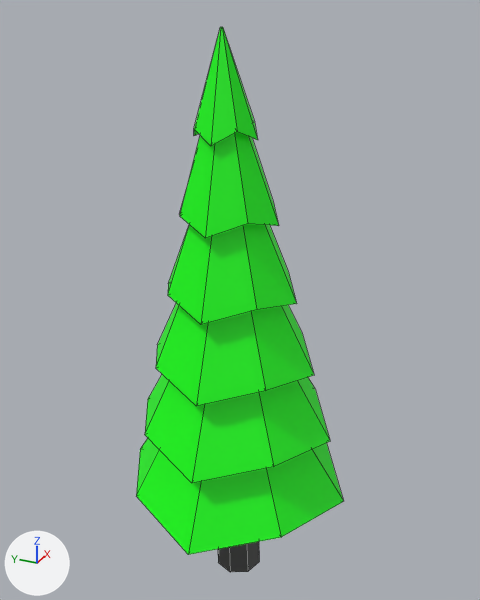
What one commit did to the OBJ model GameProject/GameProject/src/Models/LowPolyGran2.obj.
The view is the same before and after, from a 50 mm lens placed at (-4.63, -2.08, 4.89), pointed at (0.13, 0.06, 2.51). The axes (+X, +Y, +Z) are drawn at lower left. The lights are the same throughout. Mesh edges are drawn as thin lines. Where no turn or scale is listed for an object, it has been applied to the vertices.

Names of what the first picture shows: 'SapinHiver.015_Cylinder.000'.
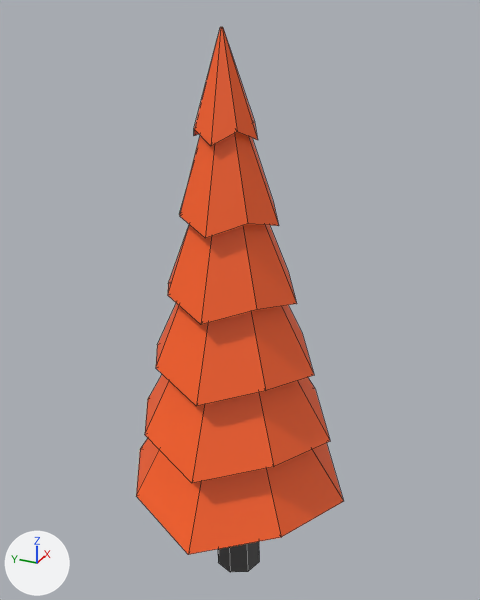
Changed parts and their boxes (x1, y1, x2, y2) in the pictures (480 x 600 px):
'SapinHiver.015_Cylinder.000', recoloured (green to orange)
    both: (136, 27, 344, 555)

What changed in the scene script:
```text
Change mat_material_014:
    mat_material_014.base_color: (0.0, 1.0, 0.0) -> (1.0, 0.12, 0.0164)  # green #00ff00 -> orange #ff6123
```
